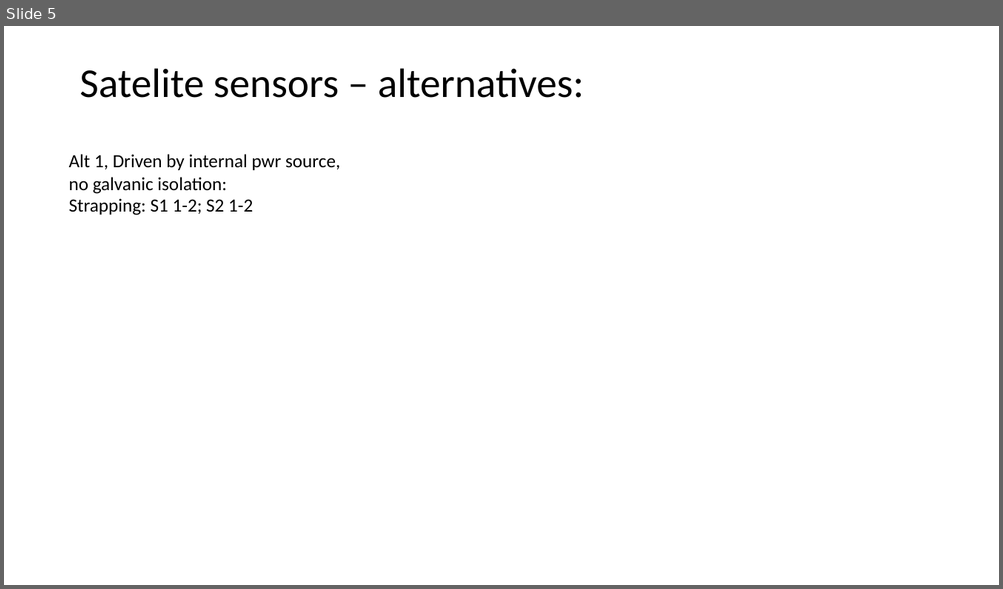
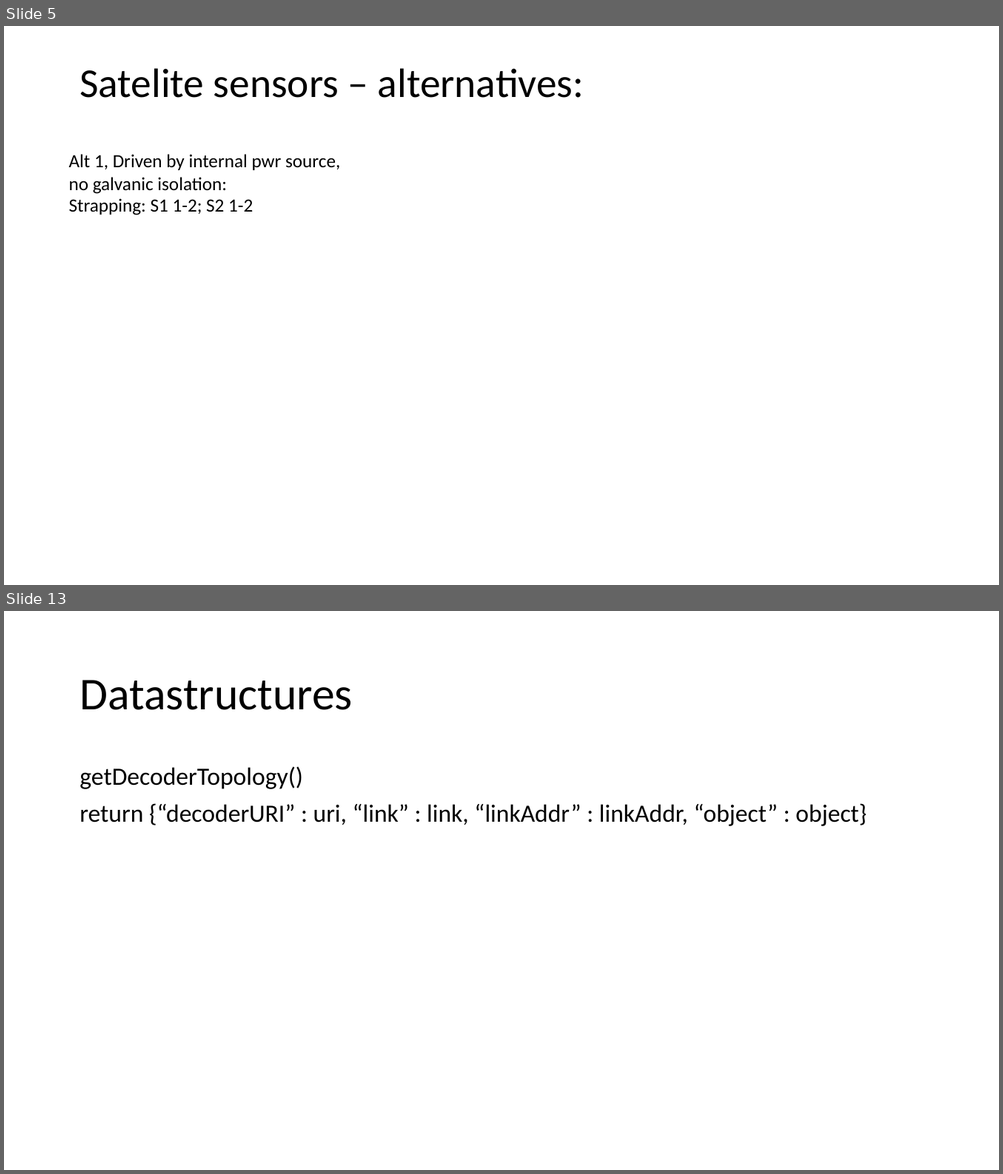
Before and after one commit to jonasbjurel/myRailIO, a slide deck: documentation/SystemDescription.pptx. Shown one above the other, each under a label of ours: slide 5 before the commit, slides 5 and 13 after it; the slides between them are not shown. The pictures are 1003x589 and 1003x1174 pixels, drawn with LibreOffice and Linux fonts; fonts in the diff are those of the drawing. Boxes give left, top, right and bottom in pixels: in the first picture for what was removed or moved away, otherwise in the second. Text is boxed around its words. In the diff, an @@ line names an element or a change of style, - is before the commit and + after.

```diff
--- a/documentation/SystemDescription.pptx
+++ b/documentation/SystemDescription.pptx
@@ slide 13 added at bbox=[4, 611, 999, 1170], background #FFFFFF @@
@@ title added at bbox=[79, 680, 352, 710], 44 pt, text #000000 @@
+Datastructures
@@ text added at bbox=[79, 766, 866, 826], 24 pt, text #000000 @@
+getDecoderTopology()
+return {“decoderURI” : uri, “link” : link, “linkAddr” : linkAddr, “object” : object}
```
Also in this commit, not shown: 1 slide changed, 8 other slides added, 38 other files.
